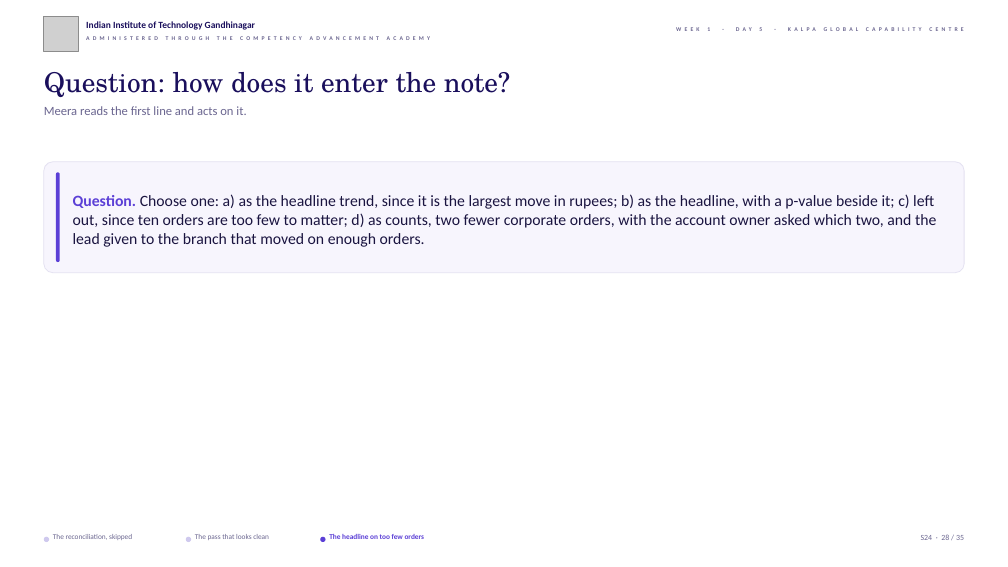
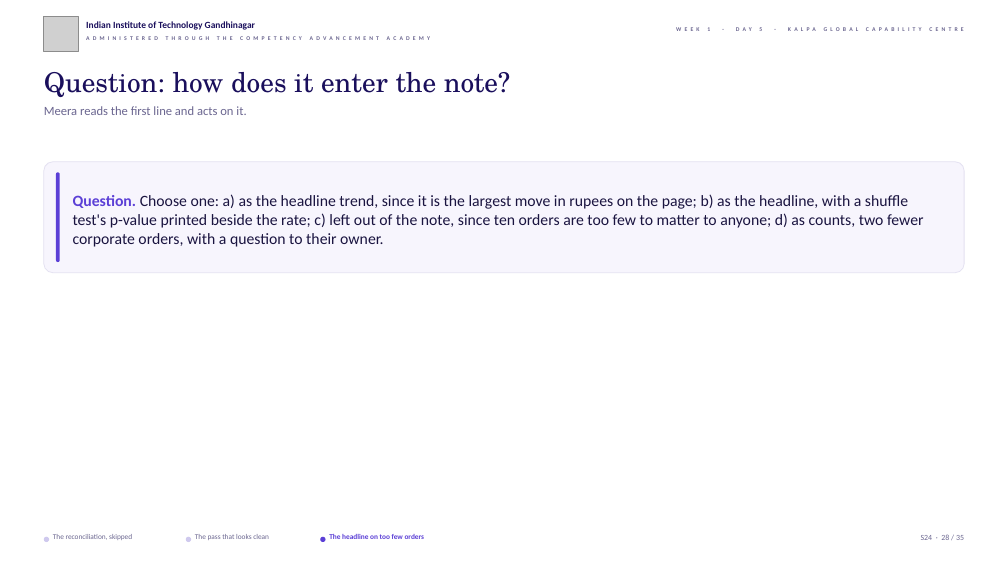
Before and after one commit to fde-academy-lab/c2-content-factory, a slide deck: slide 28 of content/W01/D5/slides/C2_W01_D05_debrief_STUDENT.pptx. Drawn at 1008x567 pixels with LibreOffice and Linux fonts; fonts in the diff are those of the drawing; grey boxes stand for pictures; background and template pictures are left out. Boxes give left, top, right and bottom in pixels: in the first picture for what was removed or moved away, otherwise in the second. Text is boxed around its words. In the diff, an @@ line names an element or a change of style, - is before the commit and + after.

```diff
--- a/content/W01/D5/slides/C2_W01_D05_debrief_STUDENT.pptx
+++ b/content/W01/D5/slides/C2_W01_D05_debrief_STUDENT.pptx
@@ text at [73, 194, 924, 247]: text changed @@
-Question. Choose one: a) as the headline trend, since it is the largest move in rupees; b) as the headline, with a p-value beside it; c) left out, since ten orders are too few to matter; d) as counts, two fewer corporate orders, with the account owner asked which two, and the lead given to the branch that moved on enough orders.
+Question. Choose one: a) as the headline trend, since it is the largest move in rupees on the page; b) as the headline, with a shuffle test's p-value printed beside the rate; c) left out of the note, since ten orders are too few to matter to anyone; d) as counts, two fewer corporate orders, with a question to their owner.
```
Also in this commit, not shown: 7 other slides changed, 20 other files.
